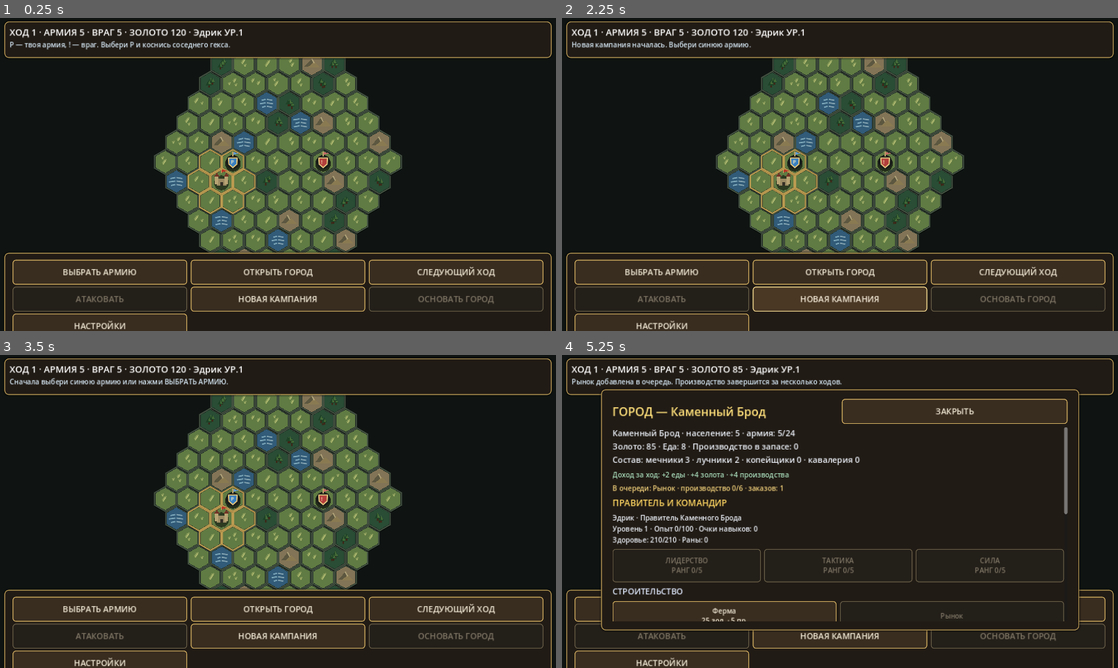
Above: before the commit, frames 1-4 (two rows, left to right).
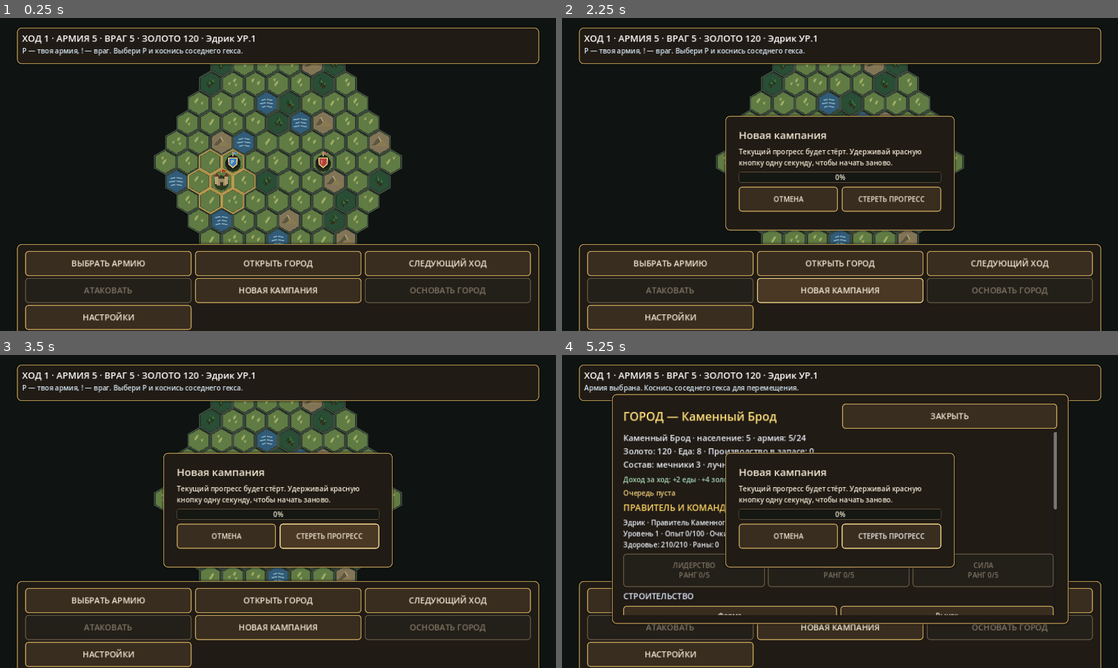
Above: after the commit, the same moments.

Repository: ilonadanelan1-code/-Project-Ember
Game: Godot game, scene res://scenes/strategy_map.tscn
The game is run twice, just before and just after one commit, with the same random seed, the same clock (stepped at 60 frames per second) and the same inputs.
Inputs (mouse positions are in pixels of both pictures, inside the frame that each line leads up to):
- Up to frame 1 (0.25 s): no input
- Up to frame 2 (2.25 s): click "НОВАЯ КАМПАНИЯ" at 0.5 s; click (789, 199) at 1.25 s, where only the run after the commit has a clickable "ОТМЕНА"; click "НОВАЯ КАМПАНИЯ" at 2 s
- Up to frame 3 (3.5 s): click (328, 536) at 2.75 s, where only the run after the commit has a clickable "СТЕРЕТЬ ПРОГРЕСС"
- Up to frame 4 (5.25 s): click "ВЫБРАТЬ АРМИЮ" at 3.5 s; click "ОТКРЫТЬ ГОРОД" at 4.25 s; click "СЛЕДУЮЩИЙ ХОД" at 5 s

The runs differ from the first frame. In frame 1, 11% of the frame differs, in the area x 0-100%, y 1-100%; in frame 2, 25%; in frame 3, 24%; in frame 4, 19%.

Commit message:
Attach mobile UI foundation and guard destructive campaign reset

Diff:
--- a/project_ember/scripts/strategy_map.gd
+++ b/project_ember/scripts/strategy_map.gd
@@ -5,6 +5,10 @@
 const PerfOverlayScript = preload("res://scripts/perf_overlay.gd")
 const Palette = preload("res://scripts/art_palette.gd")
 const BattlefieldBiomesScript = preload("res://scripts/battlefield_biomes.gd")
+const SafeAreaContainerScript = preload("res://scripts/safe_area_container.gd")
+const TouchGestureRouterScript = preload("res://scripts/touch_gesture_router.gd")
+const ToastManagerScript = preload("res://scripts/toast_manager.gd")
+const ConfirmDialogScript = preload("res://scripts/confirm_dialog.gd")
 
 ## First playable strategic-map slice: a compact axial-hex map, one player army,
 ## one neutral enemy army, turn-based movement and transition to tactical combat.
@@ -46,9 +50,15 @@
 var _city_building_buttons: Dictionary = {}
 var _city_recruit_buttons: Dictionary = {}
 var _message_text: String = "P — твоя армия, ! — враг. Выбери P и коснись соседнего гекса."
+var _safe_area: SafeAreaContainer
+var _gesture_router: TouchGestureRouter
+var _toast_manager: ToastManager
+var _restart_confirm_dialog: ConfirmDialog
+var _exit_confirm_dialog: ConfirmDialog
 
 
 func _ready() -> void:
+	get_tree().set_auto_accept_quit(false)
 	if not CampaignState.campaign_started:
 		CampaignState.new_campaign()
 	_build_map()
@@ -287,12 +297,17 @@
 	layer.process_mode = Node.PROCESS_MODE_ALWAYS
 	add_child(layer)
 
-	var root := Control.new()
-	root.set_anchors_and_offsets_preset(Control.PRESET_FULL_RECT)
-	root.mouse_filter = Control.MOUSE_FILTER_IGNORE
+	_safe_area = SafeAreaContainerScript.new()
+	layer.add_child(_safe_area)
+	var root := _safe_area.get_content_root()
 	root.theme = UiThemeScript.create_theme(GameSettings.ui_scale)
-	UiThemeScript.apply_safe_area(root)
-	layer.add_child(root)
+	_gesture_router = TouchGestureRouterScript.new()
+	_gesture_router.name = "TouchGestureRouter"
+	_gesture_router.set_ui_root(root)
+	root.add_child(_gesture_router)
+	_toast_manager = ToastManagerScript.new()
+	_toast_manager.name = "ToastManager"
+	root.add_child(_toast_manager)
 
 	var top_panel := PanelContainer.new()
 	top_panel.anchor_left = 0.0
@@ -358,6 +373,14 @@
 	_settings_panel = SettingsPanelScript.new()
 	_settings_panel.pause_game_on_open = false
 	root.add_child(_settings_panel)
+	_restart_confirm_dialog = ConfirmDialogScript.new()
+	_restart_confirm_dialog.configure("Новая кампания", "Текущий прогресс будет стёрт. Удерживай красную кнопку одну секунду, чтобы начать заново.", "СТЕРЕТЬ ПРОГРЕСС", "ОТМЕНА", true)
+	_restart_confirm_dialog.confirmed.connect(_perform_restart_campaign)
+	root.add_child(_restart_confirm_dialog)
+	_exit_confirm_dialog = ConfirmDialogScript.new()
+	_exit_confirm_dialog.configure("Закрыть игру?", "Кампания сохранена. Закрыть Project Ember?", "ВЫЙТИ", "ОСТАТЬСЯ", false)
+	_exit_confirm_dialog.confirmed.connect(func() -> void: get_tree().quit())
+	root.add_child(_exit_confirm_dialog)
 	_refresh_ui()
 
 
@@ -660,6 +683,31 @@
 	if is_instance_valid(_settings_panel):
 		_settings_panel.open_panel()
 
+func _notification(what: int) -> void:
+	if what == NOTIFICATION_WM_GO_BACK_REQUEST:
+		_handle_system_back()
+	elif what == NOTIFICATION_APPLICATION_PAUSED or what == NOTIFICATION_APPLICATION_FOCUS_OUT:
+		if not CampaignState.battle_in_progress:
+			CampaignState.save_campaign()
+
+
+func _handle_system_back() -> void:
+	if is_instance_valid(_restart_confirm_dialog) and _restart_confirm_dialog.visible:
+		_restart_confirm_dialog.cancel()
+		return
+	if is_instance_valid(_exit_confirm_dialog) and _exit_confirm_dialog.visible:
+		_exit_confirm_dialog.cancel()
+		return
+	if is_instance_valid(_settings_panel) and _settings_panel.visible:
+		_settings_panel.close_panel()
+		return
+	if is_instance_valid(_city_panel) and _city_panel.visible:
+		_close_city()
+		return
+	# Until the dedicated map menu arrives in UI-3, Back opens the existing
+	# settings sheet rather than exiting the game or discarding campaign state.
+	_open_settings()
+
 func _unhandled_input(event: InputEvent) -> void:
 	if CampaignState.campaign_lost or CampaignState.battle_in_progress:
 		return
@@ -817,13 +865,23 @@
 
 
 func _restart_campaign() -> void:
+	if is_instance_valid(_restart_confirm_dialog):
+		_restart_confirm_dialog.open()
+		Haptics.warn()
+
+
+func _perform_restart_campaign() -> void:
 	_close_city()
 	CampaignState.new_campaign()
 	_army_selected = false
+	_settler_selected = false
 	_message_text = "Новая кампания началась. Выбери синюю армию."
 	_build_map()
 	_refresh_ui()
 	queue_redraw()
+	if is_instance_valid(_toast_manager):
+		_toast_manager.show_toast("Начата новая кампания", 2.5, "✓")
+	Haptics.confirm()
 
 
 func _show_last_battle_report() -> void:
